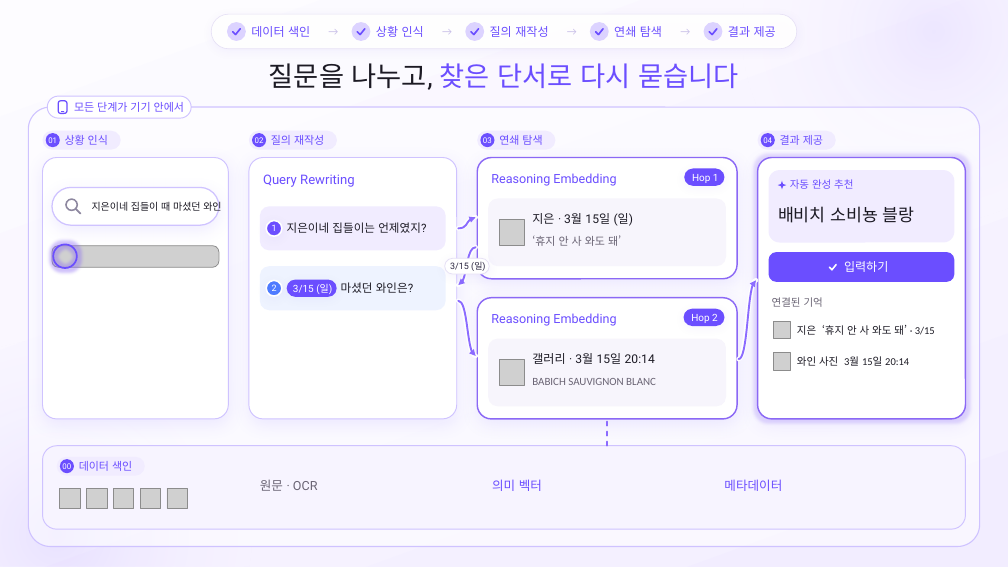
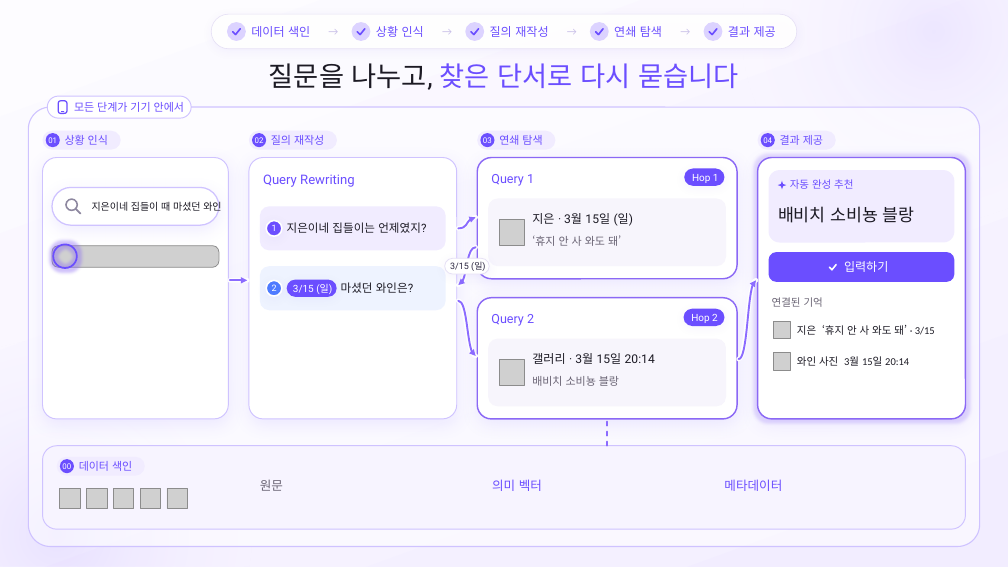
Before and after one commit to SB-Jo/t3, a slide deck: slide 19 of weave/결선준비/09_HowItWorks/HowItWorks_Argon_claude.pptx. Drawn at 1008x567 pixels with LibreOffice and Linux fonts; fonts in the diff are those of the drawing; grey boxes stand for pictures. Boxes give left, top, right and bottom in pixels: in the first picture for what was removed or moved away, otherwise in the second. Text is boxed around its words. In the diff, an @@ line names an element or a change of style, - is before the commit and + after.

```diff
--- a/weave/결선준비/09_HowItWorks/HowItWorks_Argon_claude.pptx
+++ b/weave/결선준비/09_HowItWorks/HowItWorks_Argon_claude.pptx
@@ text at [491,174,534,186]: text changed @@
-Reasoning Embedding
+Query 1
@@ freeform shape at [230,281,247,281]: outline redrawn @@
@@ freeform shape at [230,281,247,281]: outline redrawn @@
@@ text at [491,314,534,326]: text changed @@
-Reasoning Embedding
+Query 2
@@ text at [532,376,619,386]: text changed @@
-BABICH SAUVIGNON BLANC
+배비치 소비뇽 블랑
@@ text at [260,480,283,491]: text changed @@
-원문 · OCR
+원문
```
Also in this commit, not shown: 13 other slides changed, 25 other files.
